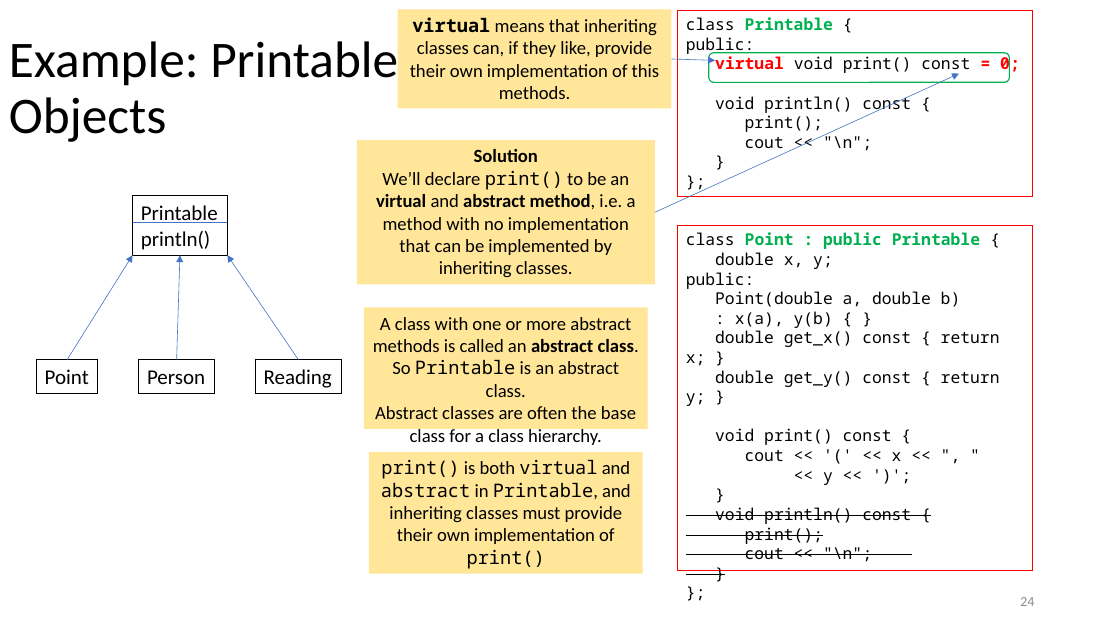
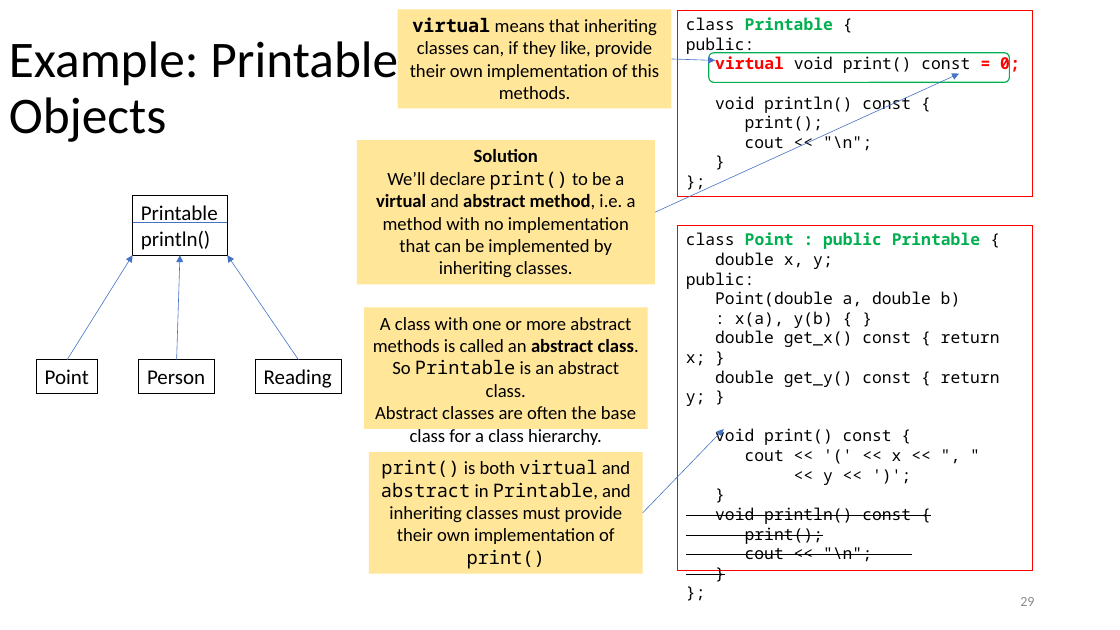
Before and after one commit to tjd1234/cmpt135spring2024, a slide deck: slide 29 of sample_code/week6/week6_cmpt135.pptx (slide 24 before the commit). Drawn at 1120x630 pixels with LibreOffice and Linux fonts; fonts in the diff are those of the drawing. Boxes give left, top, right and bottom in pixels: in the first picture for what was removed or moved away, otherwise in the second. Text is boxed around its words. In the diff, an @@ line names an element or a change of style, - is before the commit and + after.

```diff
--- a/sample_code/week6/week6_cmpt135.pptx
+++ b/sample_code/week6/week6_cmpt135.pptx
@@ text in rectangle at [376, 149, 636, 277]: text changed @@
-Solution
-We’ll declare print() to be an virtual and abstract method, i.e. a method with no implementation that can be implemented by inheriting classes.
+Solution
+We’ll declare print() to be a virtual and abstract method, i.e. a method with no implementation that can be implemented by inheriting classes.
@@ arrow added from (643, 513) to (724, 429), #4472C4 0.5 pt @@
@@ page number at [1020, 597, 1034, 606]: text changed @@
-24
+29
```
Also in this commit, not shown: 28 other slides changed, 6 slides added.
